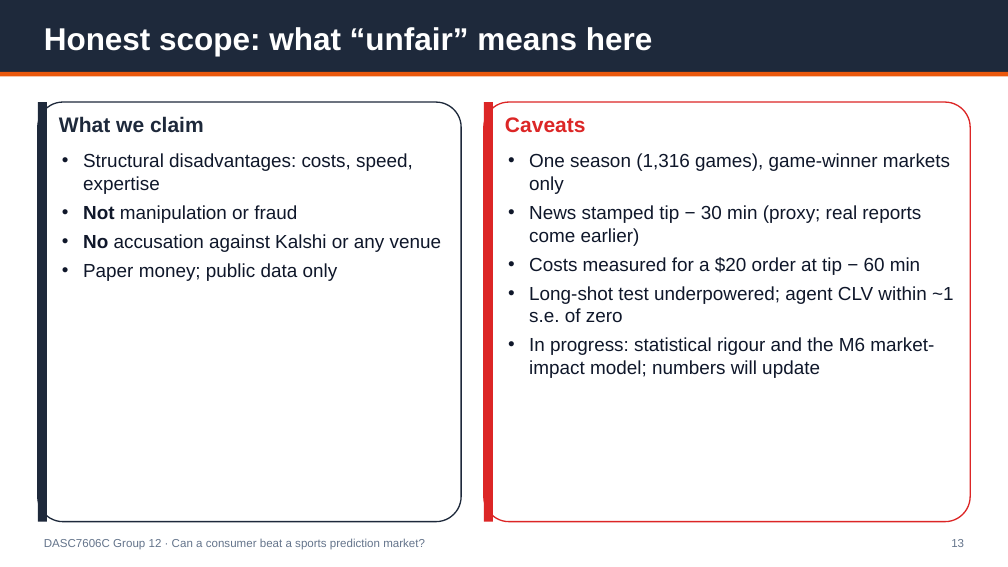
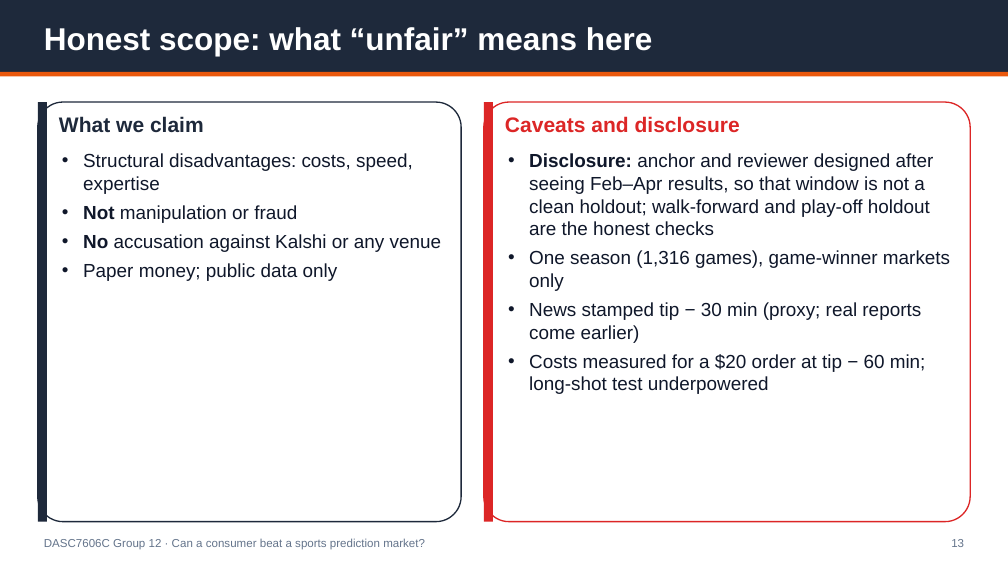
Before and after one commit to Michaelyzr/nba-agent, a slide deck: slide 13 of presentation/nba_agent_deck.pptx. Drawn at 1008x567 pixels with LibreOffice and Linux fonts; fonts in the diff are those of the drawing. Boxes give left, top, right and bottom in pixels: in the first picture for what was removed or moved away, otherwise in the second. Text is boxed around its words. In the diff, an @@ line names an element or a change of style, - is before the commit and + after.

```diff
--- a/presentation/nba_agent_deck.pptx
+++ b/presentation/nba_agent_deck.pptx
@@ text at (x1=505, y1=116, x2=740, y2=133): text changed @@
-Caveats
+Caveats and disclosure
@@ text at (x1=529, y1=153, x2=934, y2=235): paragraph added @@
+• Disclosure: anchor and reviewer designed after seeing Feb–Apr results, so that window is not a clean holdout; walk-forward and play-off holdout are the honest checks
@@ text at (x1=529, y1=354, x2=926, y2=394): text changed @@
-• Costs measured for a $20 order at tip − 60 min
-• Long-shot test underpowered; agent CLV within ~1 s.e. of zero
-• In progress: statistical rigour and the M6 market-impact model; numbers will update
+• Costs measured for a $20 order at tip − 60 min; long-shot test underpowered
```
Also in this commit, not shown: 7 other slides changed, 2 slides added, 2 slides removed, 6 other files.
